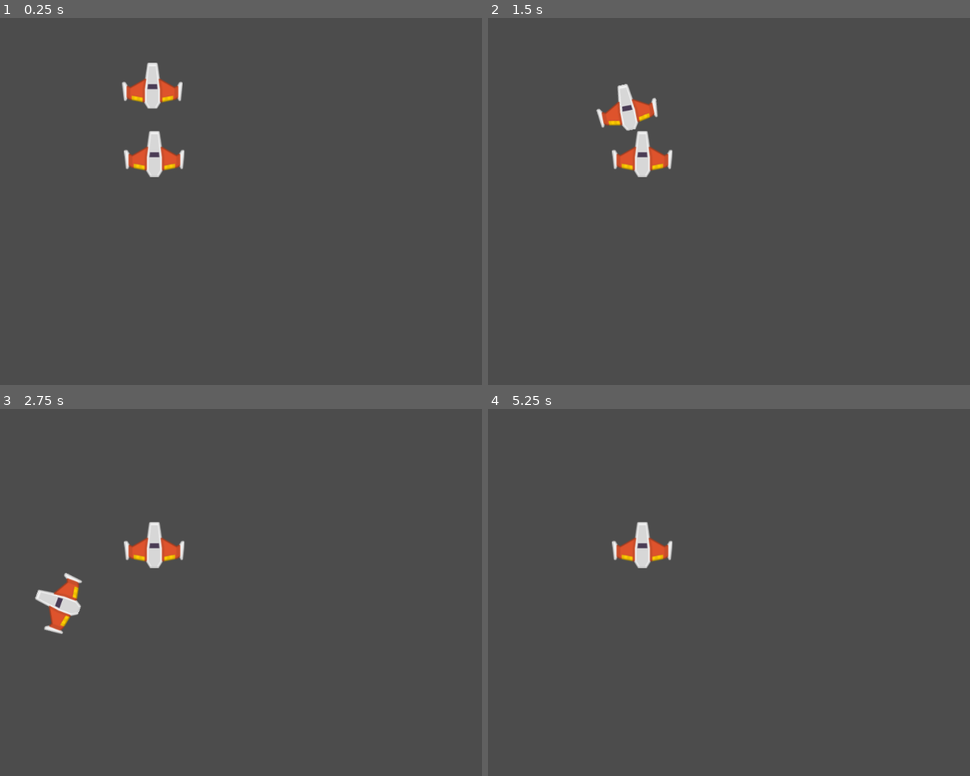
Above: before the commit, frames 1-4 (two rows, left to right).
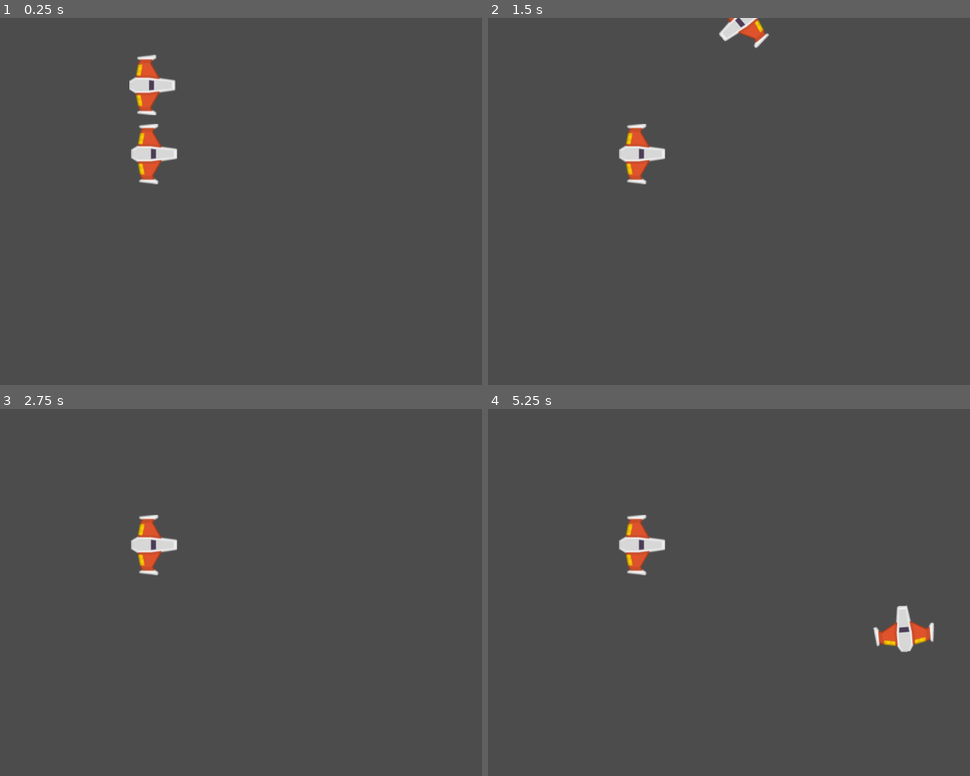
Above: after the commit, the same moments.

Repository: morfeo777/Meteoritos
Game: Godot game, scene res://Juego/Niveles/NivelTest.tscn
Same seed, same stepped clock (60 frames per second), same inputs: the game is played once before the commit and once after it.
Inputs:
- Up to frame 1 (0.25 s): no input
- Up to frame 2 (1.5 s): hold W (mover_adelante, bound only after the commit) 0.53-1.28 s; hold A (rotar_antihorario, bound only after the commit) 0.53-1.28 s; tap D (rotar_horario, bound only after the commit) at 0.8, 1.35 s; hold S (mover_atras, bound only after the commit) from 1.28 s (still down)
- Up to frame 3 (2.75 s): tap A (rotar_antihorario, bound only after the commit) at 1.55 s; release S (mover_atras, bound only after the commit) at 2.03 s; hold W (mover_adelante, bound only after the commit) from 2.03 s (still down); hold A (rotar_antihorario, bound only after the commit) from 2.03 s (still down); tap D (rotar_horario, bound only after the commit) at 2.3 s
- Up to frame 4 (5.25 s): release A (rotar_antihorario, bound only after the commit) at 2.78 s; tap D (rotar_horario, bound only after the commit) at 2.85, 3.8, 4.35 s; tap A (rotar_antihorario, bound only after the commit) at 3.05, 4.55 s; release W (mover_adelante, bound only after the commit) at 3.53 s; hold A (rotar_antihorario, bound only after the commit) 3.53-4.28 s; hold S (mover_atras, bound only after the commit) from 3.53 s (still down); tap Enter at 4.25 s; hold A (rotar_antihorario, bound only after the commit) from 5.03 s (still down)

The runs differ from the first frame. In frame 1, 2.1% of the frame differs, in the area x 25-39%, y 10-46%; in frame 2, 2.3%, in the area x 22-59%, y 0-46%; in frame 3, 1.9%; in frame 4, 1.9%.

Commit message:
Ajustes Potencia Motor
-Empuje motor
-Rotacion

Diff:
--- a/Juego/Naves/Player/MaterialFisico.tres
+++ b/Juego/Naves/Player/MaterialFisico.tres
@@ -1,4 +1,5 @@
 [gd_resource type="PhysicsMaterial" format=2]
 
 [resource]
+friction = 0.0
 bounce = 50.0
--- /dev/null
+++ b/Juego/Naves/Player/Player.gd
@@ -0,0 +1,34 @@
+class_name Player
+extends RigidBody2D
+
+
+## Atributos Export
+export var potencia_motor:int = 20
+export var potencia_rotacion:int = 280
+
+## Atributos
+var empuje:Vector2 = Vector2.ZERO
+var dir_rotacion:int = 0
+
+# Metodos
+func _integrate_forces(state: Physics2DDirectBodyState) -> void:
+	apply_central_impulse(empuje.rotated(rotation))
+	apply_torque_impulse(dir_rotacion * potencia_rotacion)
+
+func _process(delta: float) -> void:
+	player_input()
+
+## Metodos Custom
+func player_input() -> void:
+	# Empuje
+	empuje = Vector2.ZERO
+	if Input.is_action_pressed("mover_adelante"):
+		empuje = Vector2(potencia_motor, 0)
+	elif Input.is_action_pressed("mover_atras"):
+		empuje = Vector2(-potencia_motor, 0)
+	#Rotacion
+	dir_rotacion = 0
+	if Input.is_action_pressed("rotar_antihorario"):
+		dir_rotacion -= 1
+	elif Input.is_action_pressed("rotar_horario"):
+		dir_rotacion += 1
--- a/Juego/Naves/Player/Player.tscn
+++ b/Juego/Naves/Player/Player.tscn
@@ -1,17 +1,23 @@
-[gd_scene load_steps=4 format=2]
+[gd_scene load_steps=5 format=2]
 
 [ext_resource path="res://Juego/Naves/Player/player_orange.png" type="Texture" id=1]
 [ext_resource path="res://Juego/Naves/Player/MaterialFisico.tres" type="PhysicsMaterial" id=2]
+[ext_resource path="res://Juego/Naves/Player/Player.gd" type="Script" id=3]
 
 [sub_resource type="CircleShape2D" id=1]
 radius = 35.5
 
 [node name="Player" type="RigidBody2D"]
+position = Vector2( 105.138, 117.262 )
 physics_material_override = ExtResource( 2 )
 gravity_scale = 0.0
 can_sleep = false
+linear_damp = 1.0
+angular_damp = 4.0
+script = ExtResource( 3 )
 
 [node name="Sprite" type="Sprite" parent="."]
+rotation = 1.5708
 texture = ExtResource( 1 )
 
 [node name="CollisionShape2D" type="CollisionShape2D" parent="."]
--- a/Juego/Niveles/NivelTest.tscn
+++ b/Juego/Niveles/NivelTest.tscn
@@ -11,4 +11,3 @@
 [node name="Player2" parent="." instance=ExtResource( 1 )]
 position = Vector2( 488.962, 222.049 )
 mode = 1
-gravity_scale = 0.0
--- a/project.godot
+++ b/project.godot
@@ -8,9 +8,14 @@
 
 config_version=4
 
-_global_script_classes=[  ]
+_global_script_classes=[ {
+"base": "RigidBody2D",
+"class": "Player",
+"language": "GDScript",
+"path": "res://Juego/Naves/Player/Player.gd"
+} ]
 _global_script_class_icons={
-
+"Player": ""
 }
 
 [application]
@@ -19,6 +24,33 @@
 run/main_scene="res://Juego/Niveles/NivelTest.tscn"
 config/icon="res://icon.png"
 
+[input]
+
+mover_adelante={
+"deadzone": 0.5,
+"events": [ Object(InputEventKey,"resource_local_to_scene":false,"resource_name":"","device":0,"alt":false,"shift":false,"control":false,"meta":false,"command":false,"pressed":false,"scancode":87,"unicode":0,"echo":false,"script":null)
+, Object(InputEventKey,"resource_local_to_scene":false,"resource_name":"","device":0,"alt":false,"shift":false,"control":false,"meta":false,"command":false,"pressed":false,"scancode":16777232,"unicode":0,"echo":false,"script":null)
+ ]
+}
+mover_atras={
+"deadzone": 0.5,
+"events": [ Object(InputEventKey,"resource_local_to_scene":false,"resource_name":"","device":0,"alt":false,"shift":false,"control":false,"meta":false,"command":false,"pressed":false,"scancode":83,"unicode":0,"echo":false,"script":null)
+, Object(InputEventKey,"resource_local_to_scene":false,"resource_name":"","device":0,"alt":false,"shift":false,"control":false,"meta":false,"command":false,"pressed":false,"scancode":16777234,"unicode":0,"echo":false,"script":null)
+ ]
+}
+rotar_horario={
+"deadzone": 0.5,
+"events": [ Object(InputEventKey,"resource_local_to_scene":false,"resource_name":"","device":0,"alt":false,"shift":false,"control":false,"meta":false,"command":false,"pressed":false,"scancode":68,"unicode":0,"echo":false,"script":null)
+, Object(InputEventKey,"resource_local_to_scene":false,"resource_name":"","device":0,"alt":false,"shift":false,"control":false,"meta":false,"command":false,"pressed":false,"scancode":16777233,"unicode":0,"echo":false,"script":null)
+ ]
+}
+rotar_antihorario={
+"deadzone": 0.5,
+"events": [ Object(InputEventKey,"resource_local_to_scene":false,"resource_name":"","device":0,"alt":false,"shift":false,"control":false,"meta":false,"command":false,"pressed":false,"scancode":65,"unicode":0,"echo":false,"script":null)
+, Object(InputEventKey,"resource_local_to_scene":false,"resource_name":"","device":0,"alt":false,"shift":false,"control":false,"meta":false,"command":false,"pressed":false,"scancode":16777231,"unicode":0,"echo":false,"script":null)
+ ]
+}
+
 [rendering]
 
 quality/driver/driver_name="GLES2"
